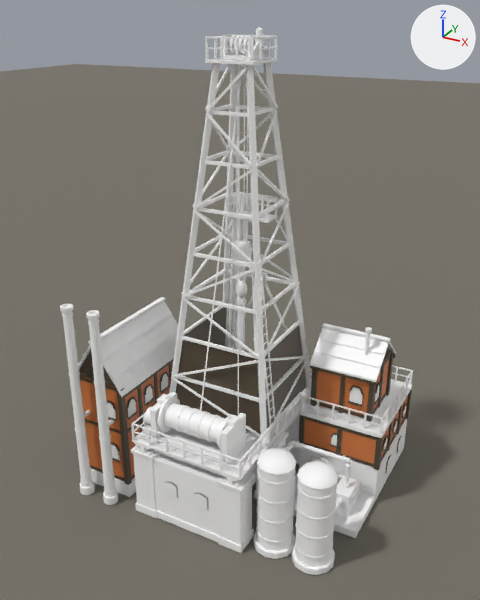
Renders of the Blender file src/DeepFrontier/Art/Source/DeepDrill-ReferenceStudy.blend from each side of a commit.
One viewpoint serves both versions: a camera (50 mm lens) standing at (4.97, -23.1, 16.41) and looking at (-5.2, -4.62, 7.17). The axes (+X, +Y, +Z) are drawn at upper right. The lights are the same throughout. The first picture is the older version.

Objects in the first picture: 'CrownBeaconShutter', 'DeepDrill.Architecture', 'DrawworksDrum', 'DrillLines', 'Kelly', 'Plane', 'TravellingBlock' and 1 more.
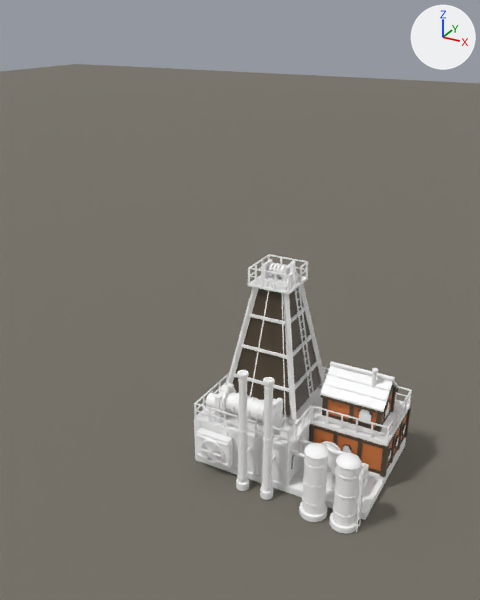
What changed in the scene script:
```text
Change me_deepdrill_architecture:
    used by ob_deepdrill_architecture; location = (0.0, 0.0, 0.0)
    remove me_deepdrill_architecture.from_pydata(...)  # 13615 vertices, 8390 faces; spans x -10.7..0.0, y -8.7..0.0, z 0.0..15.9
    add me_deepdrill_architecture.from_pydata(...)  # 7043 vertices, 4204 faces; spans x -7.0..0.0, y -6.0..0.1, z 0.0..7.9
    me_deepdrill_architecture part 1: a new loose piece, a box spanning x -7.0..-3.0, y -5.0..-0.05, z 0.0..0.3, in mat_plaster_white_ironteeth (its picture is missing)
    me_deepdrill_architecture part 2: the loose piece of 8 vertices spanning x -6.6..-3.8, y -3.0..-2.7, z 2.9 is scaled about its middle by (1.39, 16.3, 25.7), then moved by (0.2, 0.3, -1.8), in mat_plaster_white_ironteeth (its picture is missing)
    me_deepdrill_architecture part 3: a new loose piece, a box spanning x -3.23..-2.99, y -5.0..-4.94, z 0.3..1.84, in mat_plaster_white_ironteeth (its picture is missing)
    me_deepdrill_architecture part 4: a new loose piece, a box spanning x -4.45..-4.25, y -4.99..-4.94, z 0.3..1.84, in mat_plaster_white_ironteeth (its picture is missing)
    me_deepdrill_architecture part 5: a new loose piece, a box spanning x -7.01..-6.77, y -5.0..-4.94, z 0.3..1.84, in mat_plaster_white_ironteeth (its picture is missing)
    me_deepdrill_architecture part 6: a new loose piece, a box spanning x -3.06..-3.01, y -3.825..-3.625, z 0.3..1.84, in mat_plaster_white_ironteeth (its picture is missing)
    me_deepdrill_architecture part 7: the loose piece of 6 vertices spanning x -4.9..-4.6, y -8.4, z 1.2..1.6 is mirrored in x about its middle, then moved by (1.1, 8.4, -0.4)
    me_deepdrill_architecture part 8: the loose piece of 6 vertices spanning x -4.6..-4.4, y -8.4, z 1.2..1.6 is mirrored in x about its middle, then moved by (0.6, 8.4, -0.4)
    me_deepdrill_architecture part 9: the loose piece of 6 vertices spanning x -5.8..-5.6, y -8.4, z 1.2..1.6 is scaled about its middle by (1, 1, -0.573), then moved by (2.1, 8.4, -0.2)
    me_deepdrill_architecture part 10: the loose piece of 6 vertices spanning x -6.1..-5.8, y -8.4, z 1.2..1.6 is mirrored in x about its middle, then moved by (1.0, 8.4, -0.4)
    me_deepdrill_architecture part 11: 1783 loose pieces with 13133 vertices, spanning x -10.7..0.0, y -8.7..-0.1, z 0.0..15.9, are deleted
    me_deepdrill_architecture part 12: 25 vertices moved within x -6.4..0.0, y -5.4..-0.7, z 0.6..3.2; 312 vertices removed from x -6.6..0.0, y -5.8..-0.1, z 0.0..10.6; 6753 vertices added at x -7.0..0.0, y -6.0..0.1, z 0.0..7.9
    other edits to the shape of me_deepdrill_architecture do not show in these pictures
Change ob_drawworksdrum:
    ob_drawworksdrum.location: (-5.2, -7.5, 3.81) -> (-5.0, -4.3, 2.71)
Change ob_travellingblock:
    ob_travellingblock.location: (-5.2, -4.5, 8.0) -> (-5.0, -2.0, 4.5)
Change ob_drilllines:
    ob_drilllines.location: (-5.2, -4.5, 15.2) -> (-5.0, -2.0, 7.2)
Change ob_kelly:
    ob_kelly.location: (-5.2, -4.5, 5.0) -> (-5.0, -2.0, 1.5)
Change ob_crownbeaconshutter:
    ob_crownbeaconshutter.location: (-4.62, -4.5, 15.72) -> (-4.42, -2.0, 7.72)
```

Boxes (x1, y1, x2, y2) around the edits, measured in the pictures (480 x 600 px; the box of a moved part takes in the faces that stretch with it):
'DeepDrill.Architecture', reshaped (38% narrower, 49% shorter)
    before: (60, 27, 413, 575)
    after: (194, 254, 412, 534)
'DrawworksDrum', moved
    before: (157, 395, 236, 451)
    after: (220, 386, 279, 424)
'DrillLines', moved (not visible afterwards)
    before: (235, 53, 248, 243)
'TravellingBlock', moved (not visible afterwards)
    before: (232, 240, 252, 298)
'Kelly', moved (not visible afterwards)
    before: (237, 297, 246, 351)
'CrownBeaconShutter', moved
    before: (256, 31, 263, 37)
    after: (290, 264, 295, 268)
part 1 of me_deepdrill_architecture, added
    after: (195, 454, 304, 492)
part 2 of me_deepdrill_architecture, moved or reshaped (not visible before)
    after: (200, 423, 309, 483)
part 3 of me_deepdrill_architecture, added
    after: (282, 450, 290, 486)
part 4 of me_deepdrill_architecture, added
    after: (253, 440, 258, 475)
part 5 of me_deepdrill_architecture, added
    after: (194, 421, 200, 455)
part 6 of me_deepdrill_architecture, added
    after: (299, 433, 304, 468)
part 7 of me_deepdrill_architecture, moved or reshaped (not visible afterwards)
    before: (194, 498, 201, 508)
part 8 of me_deepdrill_architecture, moved or reshaped (not visible afterwards)
    before: (201, 500, 207, 510)
part 9 of me_deepdrill_architecture, moved or reshaped (not visible afterwards)
    before: (170, 488, 177, 498)
part 10 of me_deepdrill_architecture, moved or reshaped (not visible afterwards)
    before: (164, 486, 171, 496)
part 11 of me_deepdrill_architecture, deleted
    before: (60, 27, 413, 575)
part 12 of me_deepdrill_architecture, cut back
    before: (235, 196, 407, 517)
    after: (194, 254, 412, 534)
